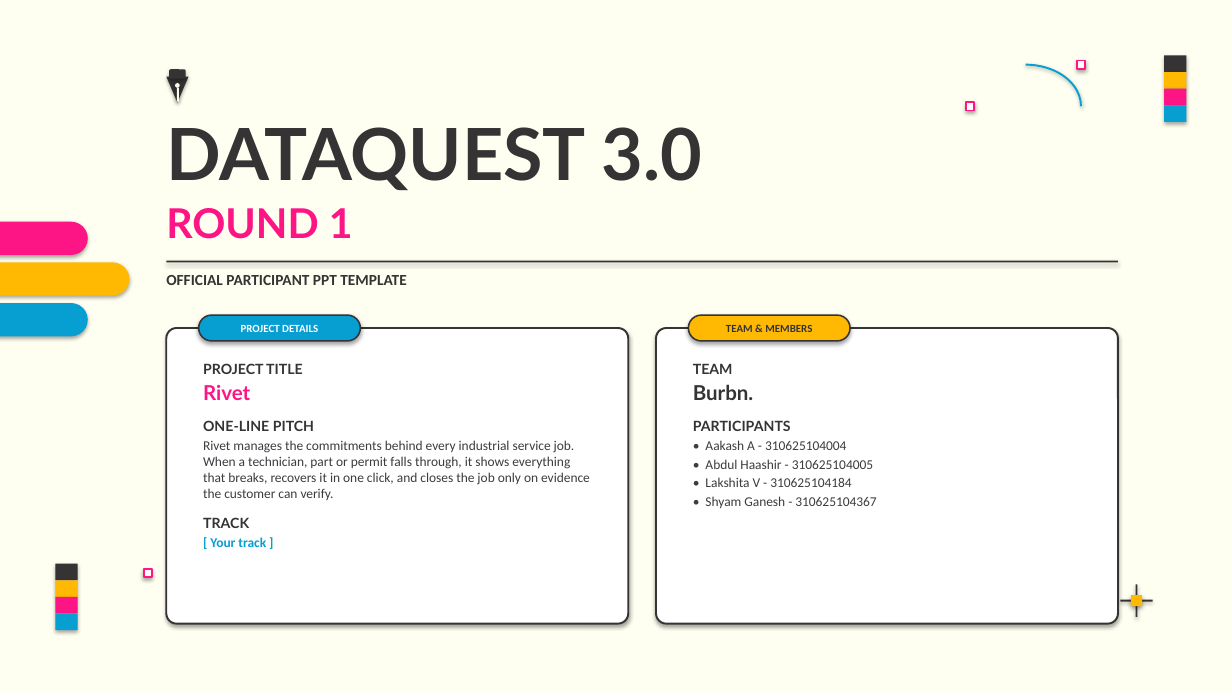
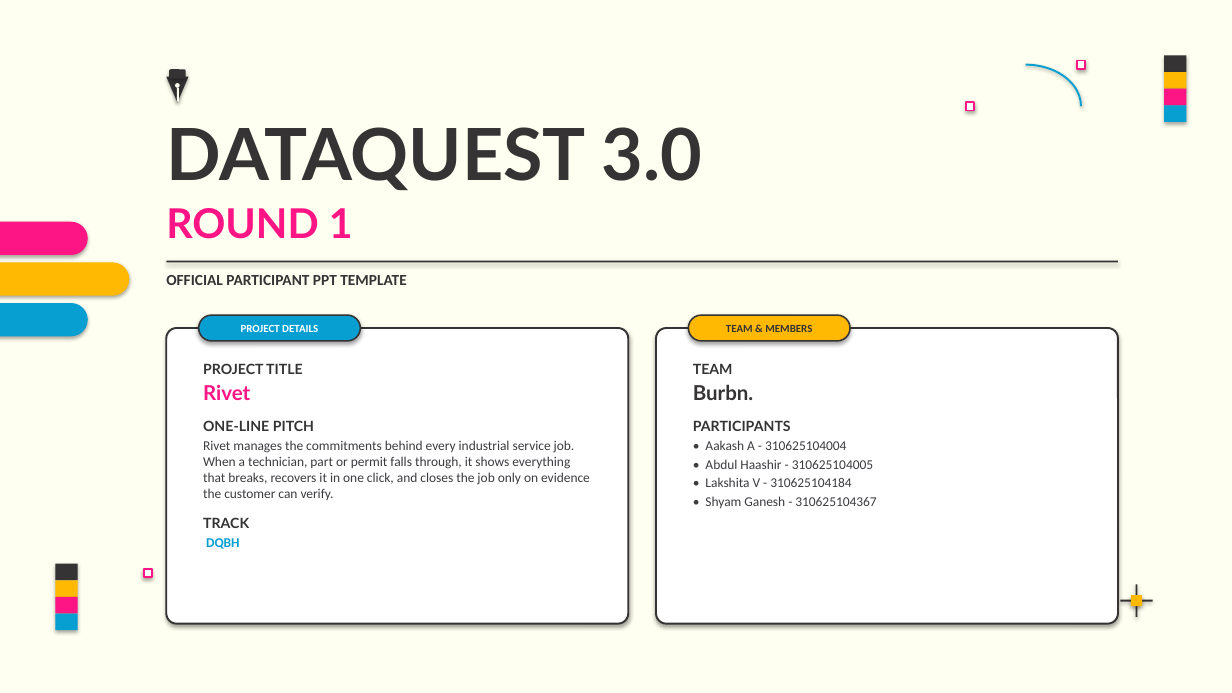
Before and after one commit to Oxyrine/rivet, a slide deck: slide 1 of docs/submission/DATAQUEST_3.0_Rivet.pptx. Drawn at 1232x693 pixels with LibreOffice and Linux fonts; fonts in the diff are those of the drawing. Boxes give left, top, right and bottom in pixels: in the first picture for what was removed or moved away, otherwise in the second. Text is boxed around its words. In the diff, an @@ line names an element or a change of style, - is before the commit and + after.

Commit message:
Update the submission deck with the track and add the track to the README

```diff
--- a/docs/submission/DATAQUEST_3.0_Rivet.pptx
+++ b/docs/submission/DATAQUEST_3.0_Rivet.pptx
@@ text at (206, 538, 240, 549): text changed @@
-[ Your track ]
+DQBH
```
Also in this commit, not shown: 1 other file.
